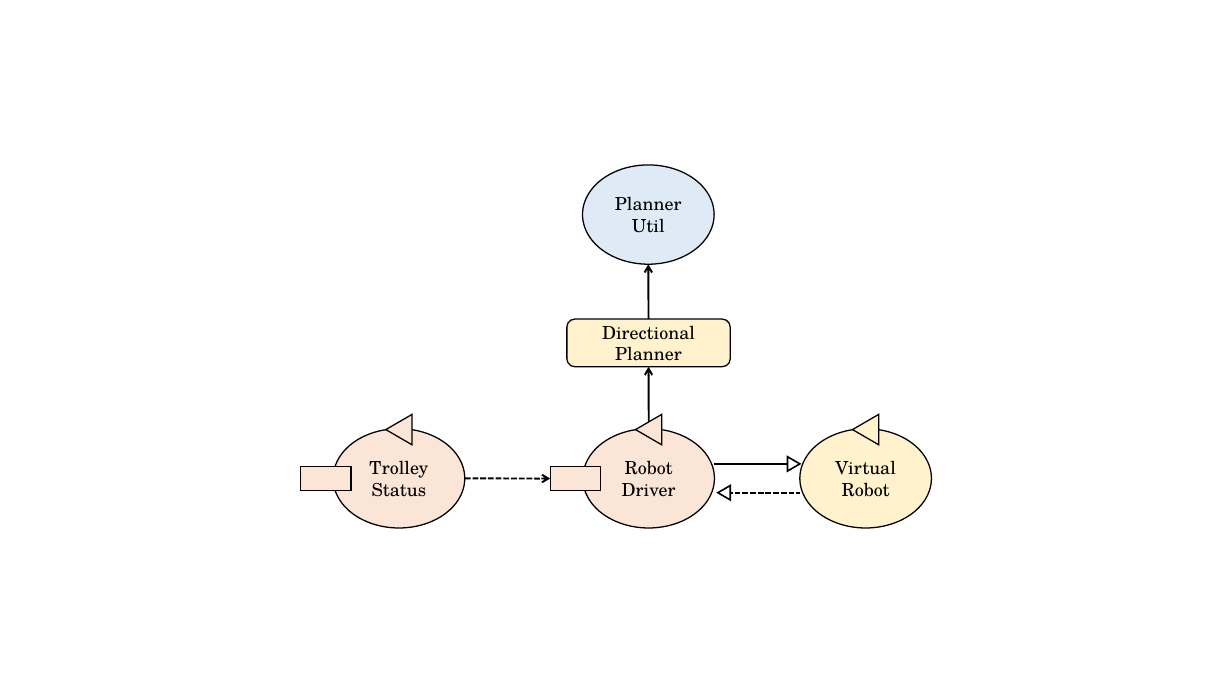
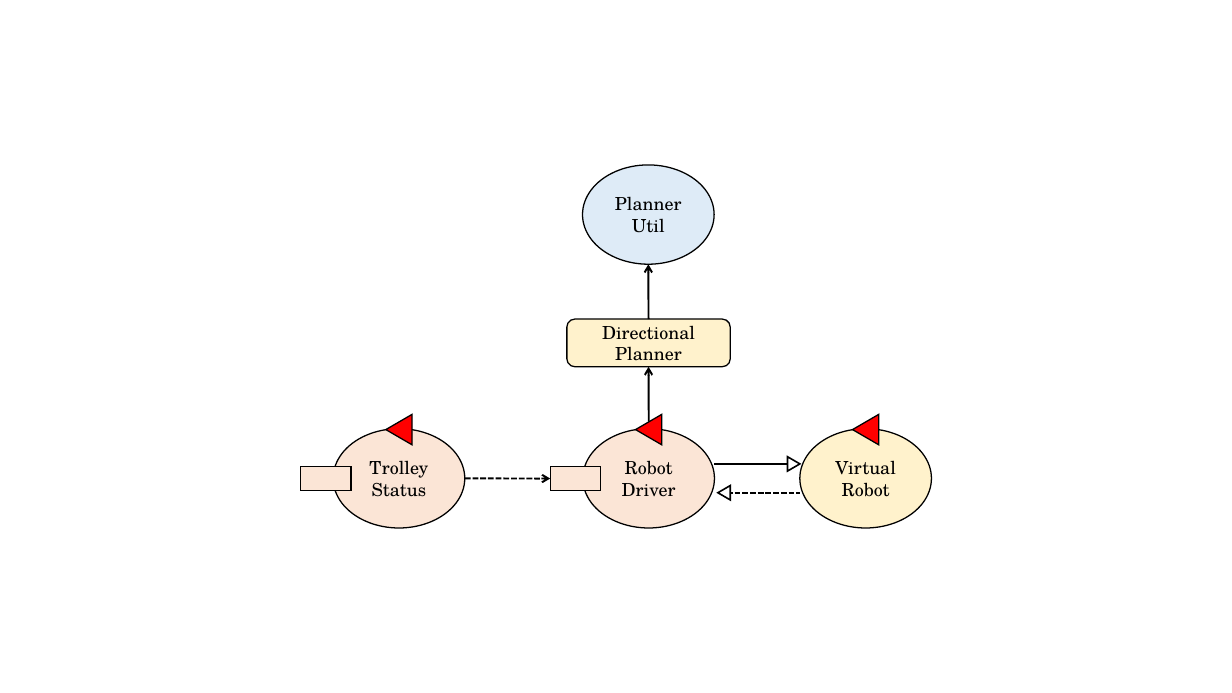
Before and after one commit to JackFantaz/FantazziniGiacomoIss, a slide deck: slide 4 of FinalTask/userDocs/img/final_task_schema.pptx. Drawn at 1232x693 pixels with LibreOffice and Linux fonts; fonts in the diff are those of the drawing. Boxes give left, top, right and bottom in pixels: in the first picture for what was removed or moved away, otherwise in the second. Text is boxed around its words. In the diff, an @@ line names an element or a change of style, - is before the commit and + after.

```diff
--- a/FinalTask/userDocs/img/final_task_schema.pptx
+++ b/FinalTask/userDocs/img/final_task_schema.pptx
@@ triangle at [386, 415, 412, 445]: fill #FBE5D6 to #FF0000 @@
@@ triangle at [636, 415, 662, 445]: fill #FBE5D6 to #FF0000 @@
@@ triangle at [853, 415, 878, 445]: fill #FFF2CC to #FF0000 @@
```
Also in this commit, not shown: 3 other slides changed, 7 other files.
